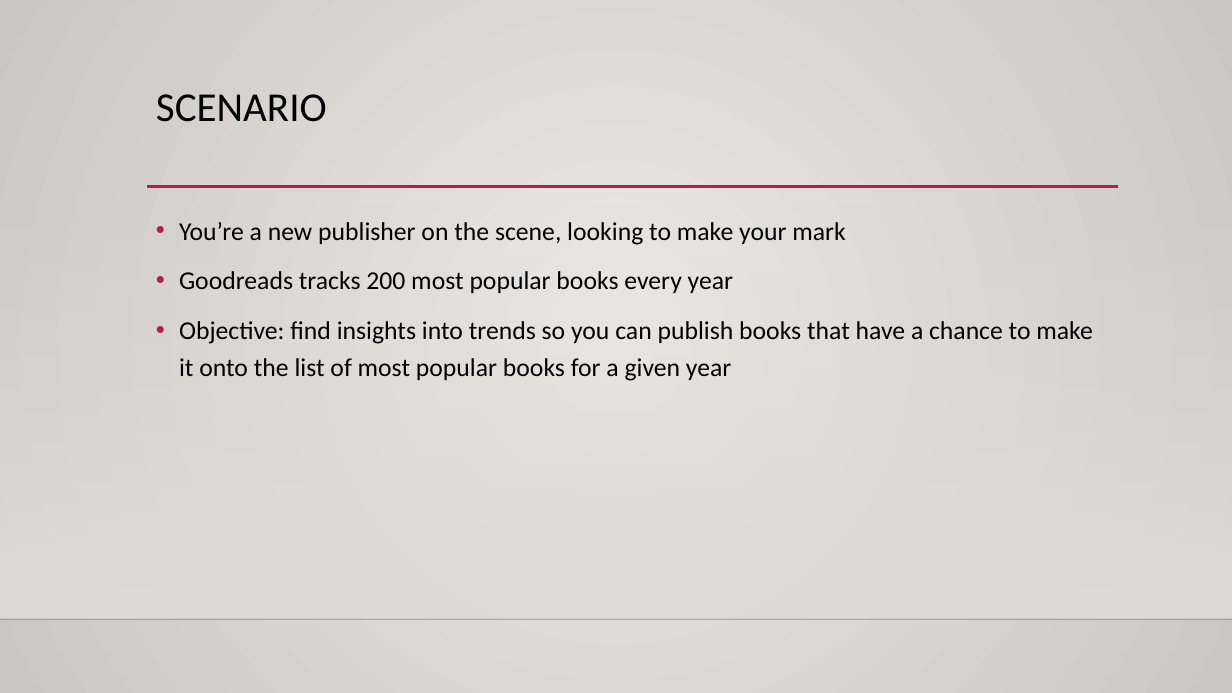
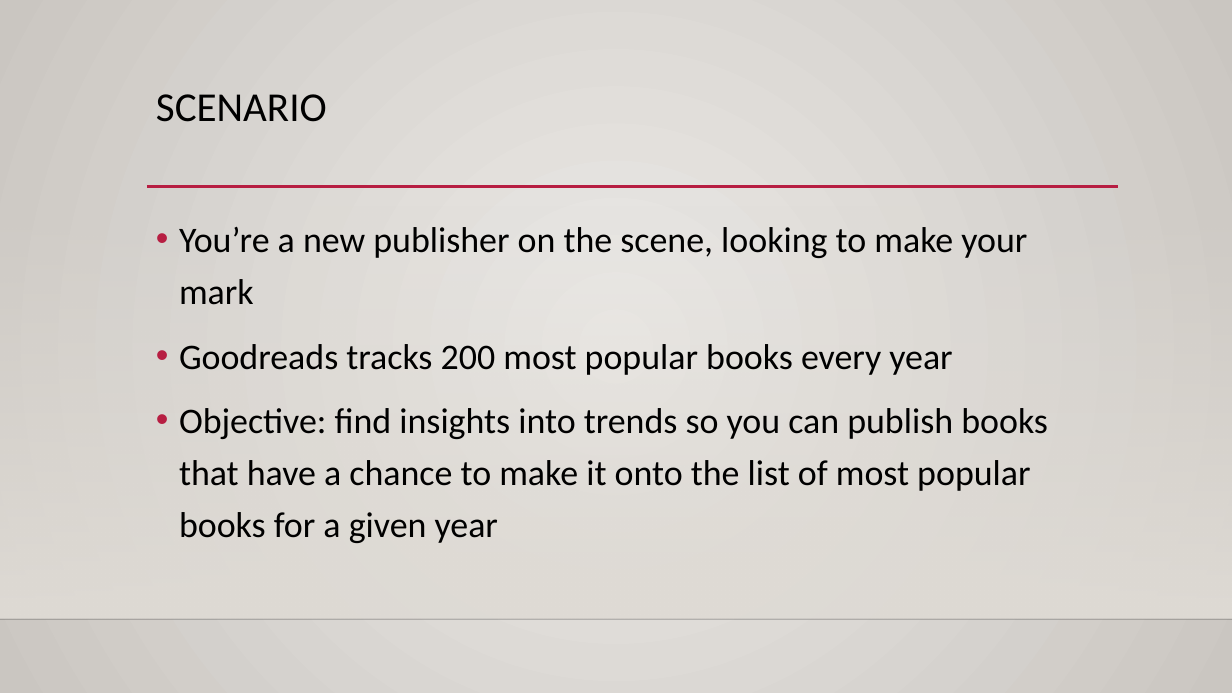
Before and after one commit to benwitte/goodreads, a slide deck: slide 2 of Goodreads_Presentation.pptx. Drawn at 1232x693 pixels with LibreOffice and Linux fonts; fonts in the diff are those of the drawing; background and template pictures are left out. Boxes give left, top, right and bottom in pixels: in the first picture for what was removed or moved away, otherwise in the second. Text is boxed around its words. In the diff, an @@ line names an element or a change of style, - is before the commit and + after.

```diff
--- a/Goodreads_Presentation.pptx
+++ b/Goodreads_Presentation.pptx
@@ text "You’re a new publisher on ..." at [179,227,1048,543]: size 20 to 28 pt @@
```
Also in this commit, not shown: 2 other slides changed, 4 slides added, 3 slides removed, 1 other file.
